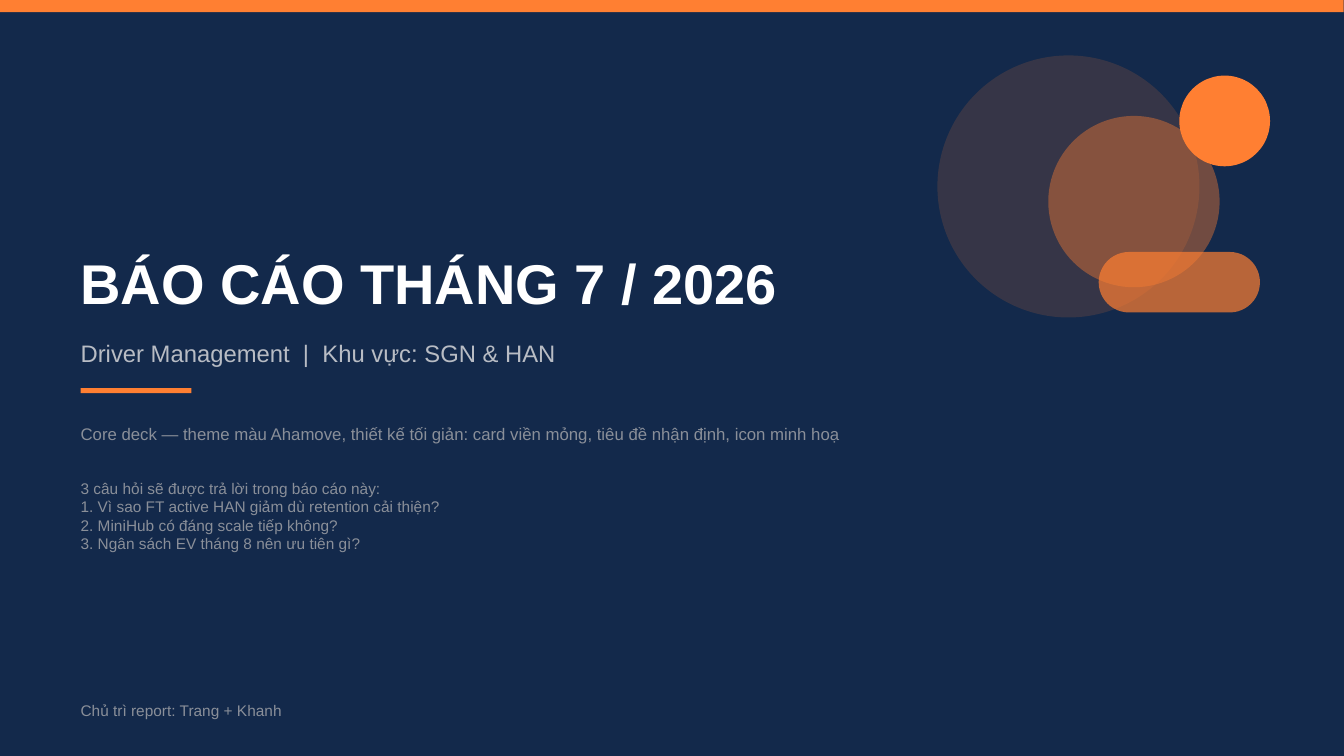
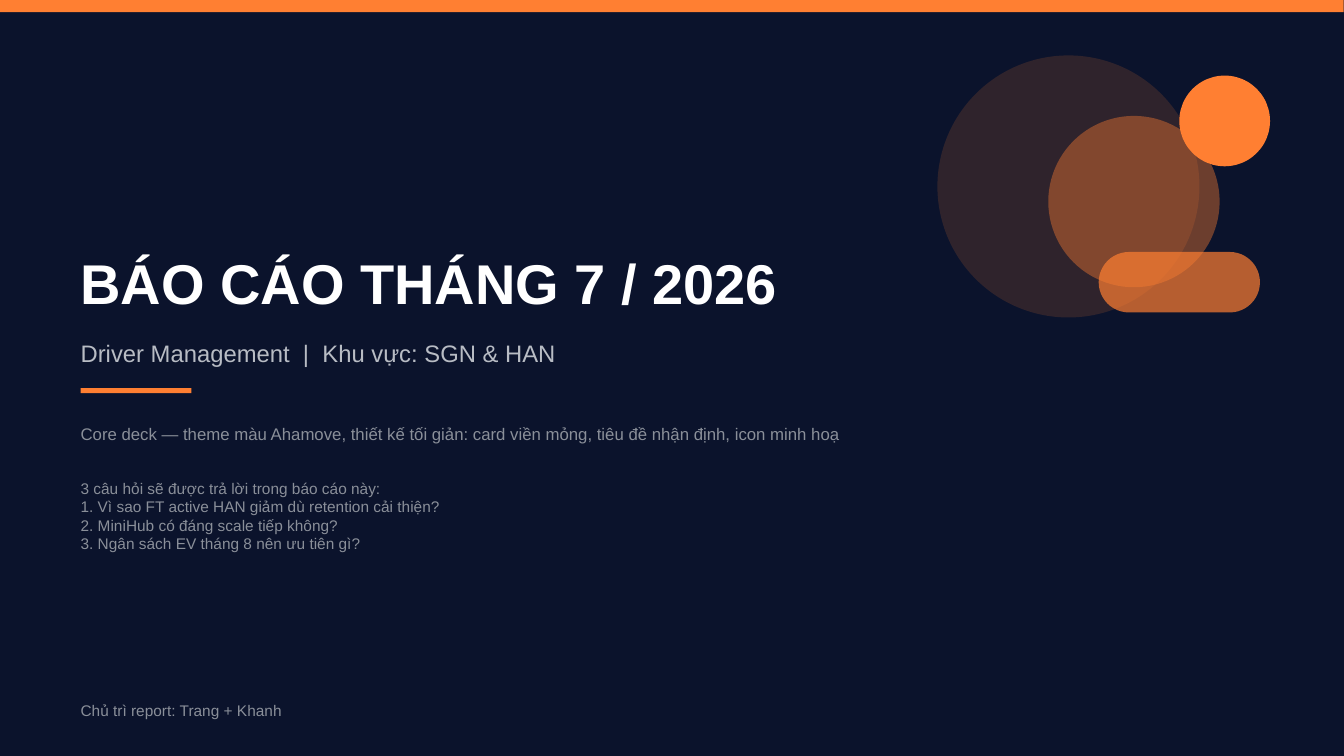
Before and after one commit to Khanhsnef/pulucowork, a slide deck: slide 1 of Data sources/BaoCao_ThangDM_T7_Core_v7_1.pptx. Drawn at 1344x756 pixels with LibreOffice and Linux fonts; fonts in the diff are those of the drawing. Boxes give left, top, right and bottom in pixels: in the first picture for what was removed or moved away, otherwise in the second. Text is boxed around its words. In the diff, an @@ line names an element or a change of style, - is before the commit and + after.

```diff
--- a/Data sources/BaoCao_ThangDM_T7_Core_v7_1.pptx
+++ b/Data sources/BaoCao_ThangDM_T7_Core_v7_1.pptx
@@ background #13294B to #0B132C @@
```
Also in this commit, not shown: 10 other slides changed, 40 other files.
